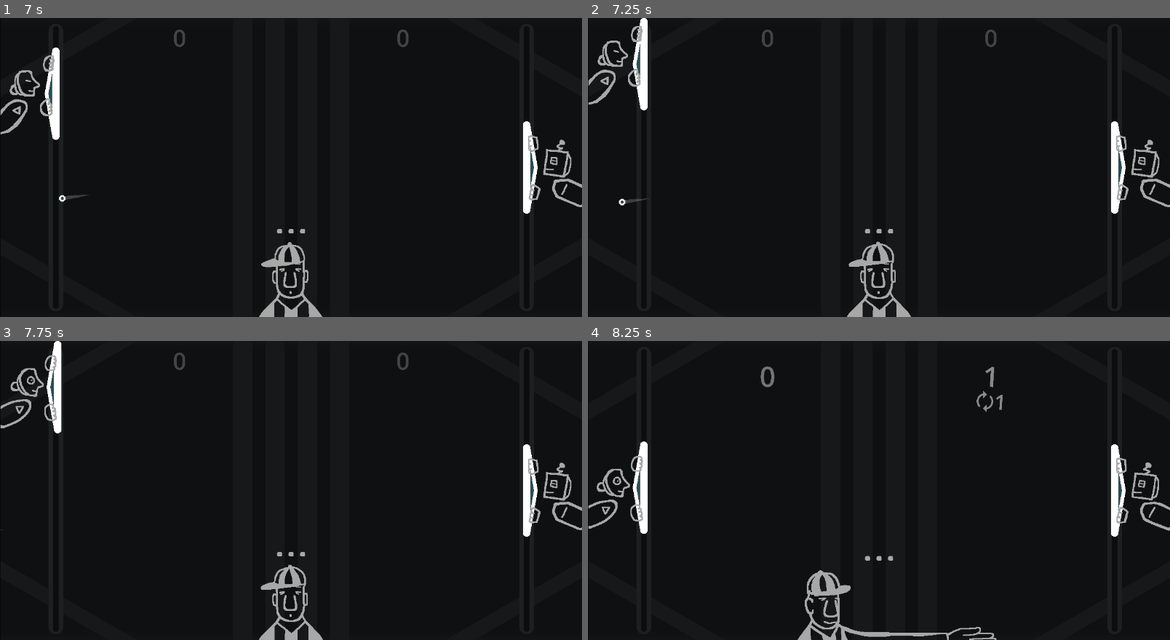
Above: before the commit, frames 1-4 (two rows, left to right).
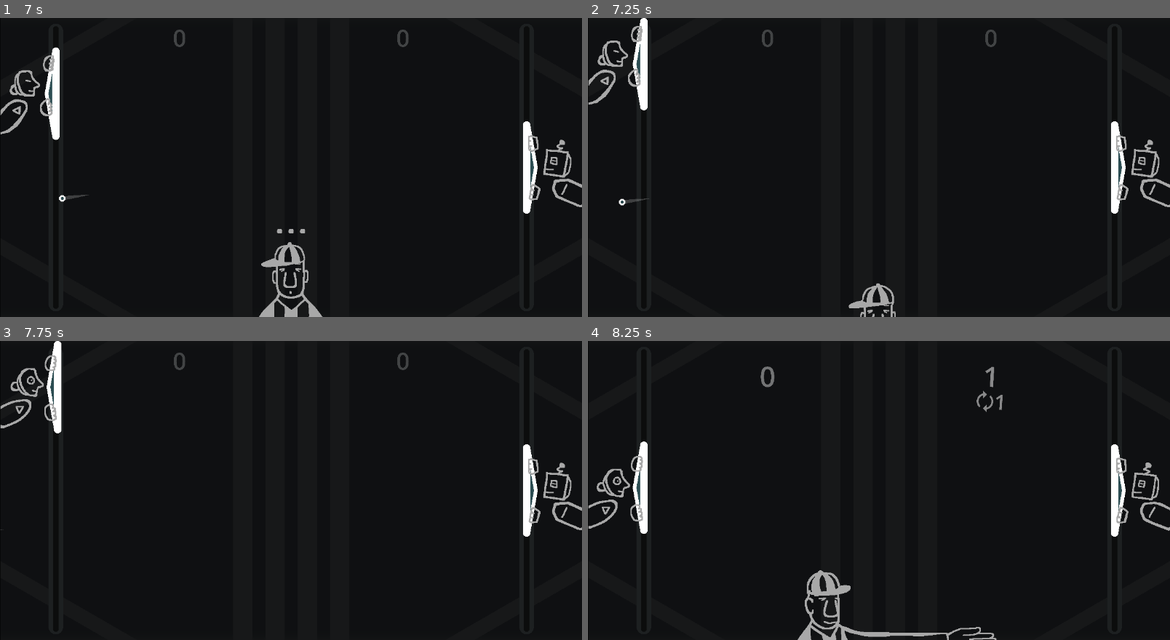
Above: after the commit, the same moments.

Repository: pixerhp/Pixers-Pong
Game: Godot game, scene res://scenes/topscenes/gameplay_topscene.tscn
The game is run twice, just before and just after one commit, with the same random seed, the same clock (stepped at 60 frames per second) and the same inputs.
Inputs (mouse positions are in pixels of both pictures, inside the frame that each line leads up to):
- Up to frame 1 (7 s): move the mouse to (419, 152) at 0.52 s; hold D (plr1_bump_right) 0.53-1.28 s; tap Shift (plr1_slow) every 1.5 s from 0.6 to 6.6 s; click (419, 152) at 0.67 s; move the mouse to (174, 182) at 1.27 s; hold S (plr1_down) 1.28-2.03 s; tap Keypad 0 (plr2_slow) every 1.5 s from 1.35 to 5.85 s; move the mouse to (349, 101) at 2.02 s; hold D (plr1_bump_right) 2.03-2.78 s; move the mouse to (261, 227) at 2.77 s; hold W (plr1_up) 2.78-3.53 s; click (261, 227) at 2.92 s; move the mouse to (465, 212) at 3.52 s; hold A (plr1_bump_left) 3.53-5.03 s; move the mouse to (116, 122) at 4.27 s; move the mouse to (320, 167) at 5.02 s; hold S (plr1_down) 5.03-5.78 s; click (320, 167) at 5.17 s; move the mouse to (203, 92) at 5.77 s; hold D (plr1_bump_right) 5.78-6.53 s; move the mouse to (419, 152) at 6.52 s; hold W (plr1_up) from 6.53 s (still down)
- Up to frame 2 (7.25 s): keep holding W (plr1_up)
- Up to frame 3 (7.75 s): move the mouse to (174, 505) at 7.27 s; release W (plr1_up) at 7.28 s; hold D (plr1_bump_right) from 7.28 s (still down); tap Keypad 0 (plr2_slow) at 7.35 s; click (174, 505) at 7.42 s
- Up to frame 4 (8.25 s): move the mouse to (937, 424) at 8.02 s; release D (plr1_bump_right) at 8.03 s; hold S (plr1_down) from 8.03 s (still down); tap Shift (plr1_slow) at 8.1 s

Frame 1 is identical in both runs. In frame 2, 1.0% of the frame differs, in the area x 44-56%, y 70-100%; in frame 3, 0.9%; in frame 4, less than 0.1%.

Commit message:
Foul ball animation progress

Diff:
--- a/scripts/gameplay_script.gd
+++ b/scripts/gameplay_script.gd
@@ -557,11 +557,11 @@
 	playthrough = proportion_from_range(Time.get_ticks_msec(),
 		foul_ball_inspect_start_time + FOUL_BALL_SUSPICION_DURATION,
 		foul_ball_inspect_start_time + FOUL_BALL_SUSPICION_DURATION + FOUL_BALL_NEVERMIND_DURATION)
-	if is_in_range_f(playthrough, 0.0, 1.0):
+	if is_in_range_f(playthrough, 0.0, 1.0) or foul_ball_reserve_p1_to_conclude:
 		foul_ball_nevermind_to_conclude = true
 		handle_foul_ball_nevermind_animation(playthrough)
 		return
-	if foul_ball_nevermind_to_conclude:
+	if foul_ball_nevermind_to_conclude and not foul_ball_reserve_p1_to_conclude:
 		foul_ball_nevermind_to_conclude = false
 		handle_foul_ball_nevermind_conclusion()
 
@@ -572,7 +572,7 @@
 		return false
 	return (
 		#(ball_velocity.x < (Globals.ball_min_speed / 2.0)) or
-		(abs(Vector2(abs(ball_velocity.x), abs(ball_velocity.y)).angle()) > ((TAU/4.0) * 0.95))
+		(abs(Vector2(abs(ball_velocity.x), abs(ball_velocity.y)).angle()) > ((TAU/4.0) * 0.925))
 	)
 
 const FOUL_BALL_SUSPICION_DURATION: int = 2000
@@ -591,20 +591,35 @@
 
 var foul_ball_suspicion_to_conclude: bool = false
 func handle_foul_ball_suspicion_conclusion():
-	pass
-	# !!! [remember to check/proceed into the reserve or nevermind animation from here]
-
-const FOUL_BALL_NEVERMIND_DURATION: int = 750
+	%EllipsisDot1.visible = false
+	%EllipsisDot2.visible = false
+	%EllipsisDot3.visible = false
+	reset_referee()
+	if detect_foul_ball():
+		foul_ball_reserve_p1_to_conclude = true
+		foul_ball_inspect_start_time = -999999
+		foul_ball_reserve_start_time = Time.get_ticks_msec()
+		generic_anim_ball_start_pos = %Ball.position
+		generic_anim_lpad_start_pos = %LeftPaddle.position
+		generic_anim_rpad_start_pos = %RightPaddle.position
+	else:
+		foul_ball_reserve_p1_to_conclude = false
+		foul_ball_reserve_start_time = -999999
+
+
+const FOUL_BALL_NEVERMIND_DURATION: int = 500
 func handle_foul_ball_nevermind_animation(playthrough: float):
-	pass
+	%Referee.position.y = Globals.GAME_SIZE.y + (-36.0 + (180.0 *
+		clampf(proportion_from_range(playthrough, 0.0, 1.0), 0.0, 1.0)))
 
 var foul_ball_nevermind_to_conclude: bool = false
 func handle_foul_ball_nevermind_conclusion():
-	pass
+	reset_referee()
 
 const FOUL_BALL_RESERVE_P1_DURATION: int = 1000
 func handle_foul_ball_reserve_p1_animation(playthrough: float):
 	pass
+	print("ANIMATION")
 
 var foul_ball_reserve_p1_to_conclude: bool = false
 func handle_foul_ball_reserve_p1_conclusion():
